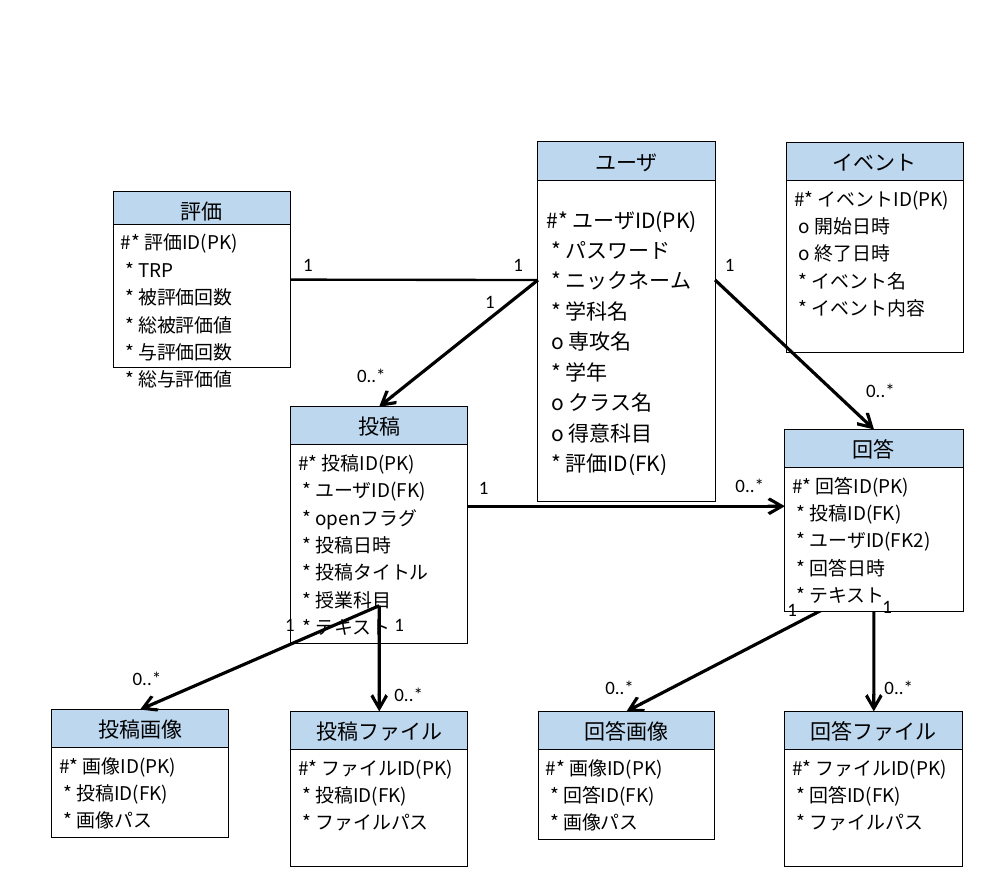
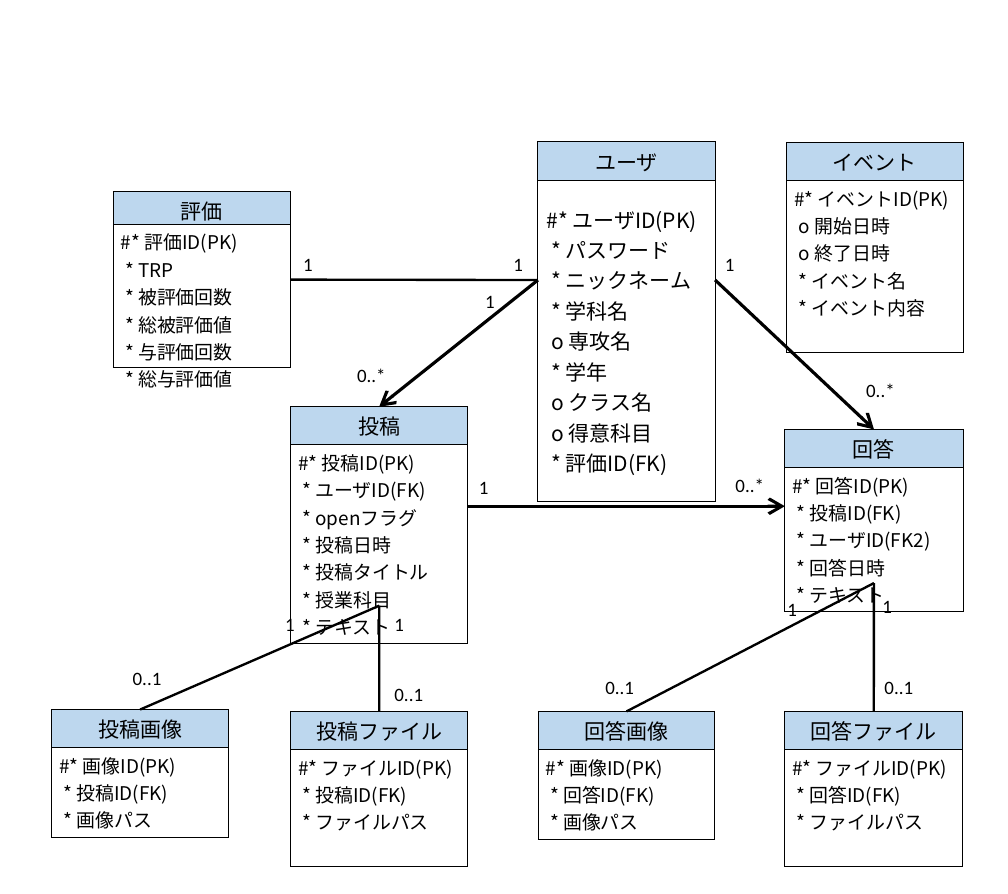
Before and after one commit to ReoYoneda/2023Dev3Early, a slide deck: slide 1 of 20_設計/22_データベース設計/概念データモデル.pptx. Drawn at 1008x894 pixels with LibreOffice and Linux fonts; fonts in the diff are those of the drawing. Boxes give left, top, right and bottom in pixels: in the first picture for what was removed or moved away, otherwise in the second. Text is boxed around its words. In the diff, an @@ line names an element or a change of style, - is before the commit and + after.

```diff
--- a/20_設計/22_データベース設計/概念データモデル.pptx
+++ b/20_設計/22_データベース設計/概念データモデル.pptx
@@ arrow (874, 584) - (627, 712): arrow to line; stroke #000000 3 pt to #000000 2.25 pt @@
@@ arrow (874, 584) - (874, 712): arrow to line; stroke #000000 3 pt to #000000 2.25 pt @@
@@ arrow (380, 606) - (140, 710): arrow to line; stroke #000000 3 pt to #000000 2.25 pt @@
@@ 4 lines: place and size @@
-4 lines at (140,584,874,712)
+4 lines at (140,584,874,712)
@@ arrow (380, 606) - (380, 712): arrow to line; stroke #000000 3 pt to #000000 2.25 pt @@
@@ text at (133,672,162,685): text changed @@
-0..*
+0..1
@@ text at (394,688,423,701): text changed @@
-0..*
+0..1
@@ text at (605,681,634,694): text changed @@
-0..*
+0..1
@@ text at (884,681,913,694): text changed @@
-0..*
+0..1
```
Also in this commit, not shown: 3 other files.
